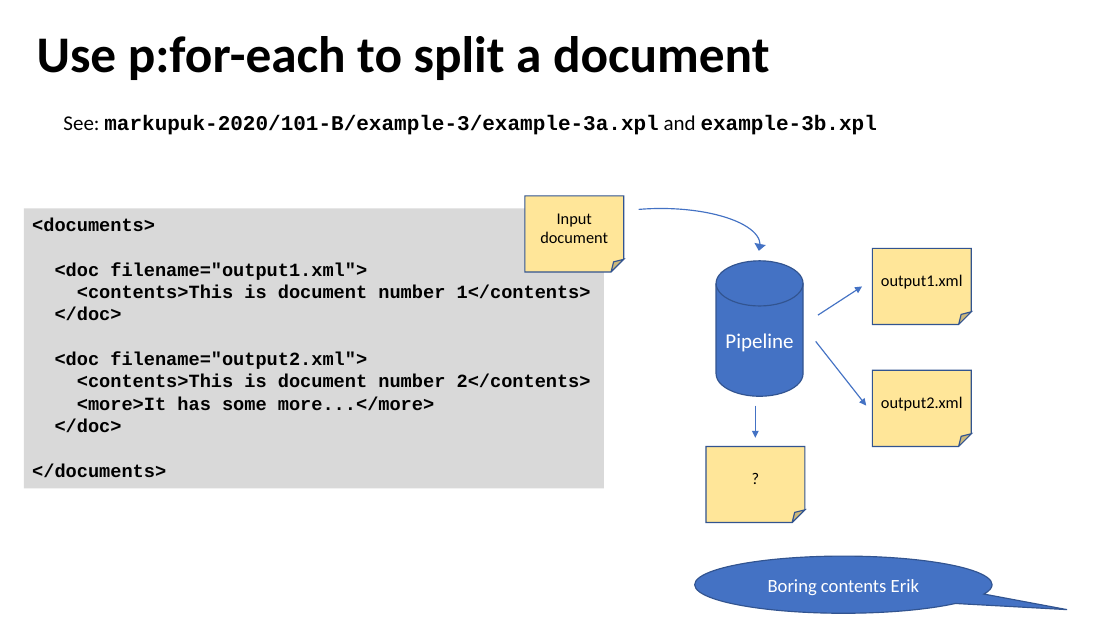
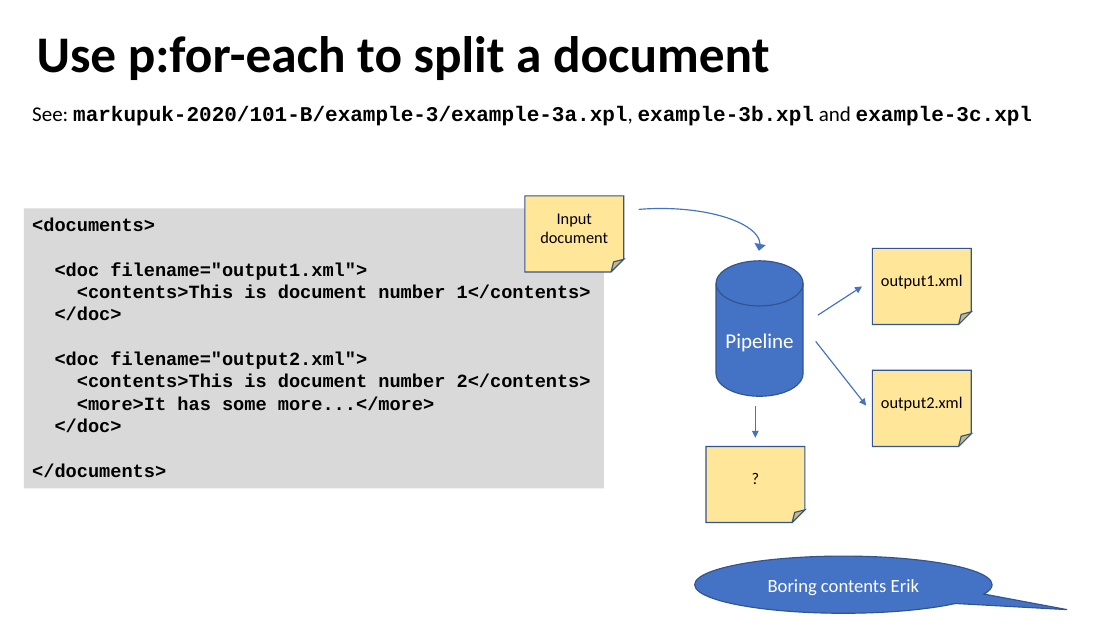
Before and after one commit to xatapult/markupuk-2020, a slide deck: slide 14 of 101-B/presentation/markupuk-2020-101-B.pptx. Drawn at 1120x630 pixels with LibreOffice and Linux fonts; fonts in the diff are those of the drawing; background and template pictures are left out. Boxes give left, top, right and bottom in pixels: in the first picture for what was removed or moved away, otherwise in the second. Text is boxed around its words. In the diff, an @@ line names an element or a change of style, - is before the commit and + after.

```diff
--- a/101-B/presentation/markupuk-2020-101-B.pptx
+++ b/101-B/presentation/markupuk-2020-101-B.pptx
@@ text at <box>32,106,1032,126</box>: text changed @@
-See: markupuk-2020/101-B/example-3/example-3a.xpl and example-3b.xpl
+See: markupuk-2020/101-B/example-3/example-3a.xpl, example-3b.xpl and example-3c.xpl
```
Also in this commit, not shown: 1 other slide changed, 1 slide added, 3 other files.
